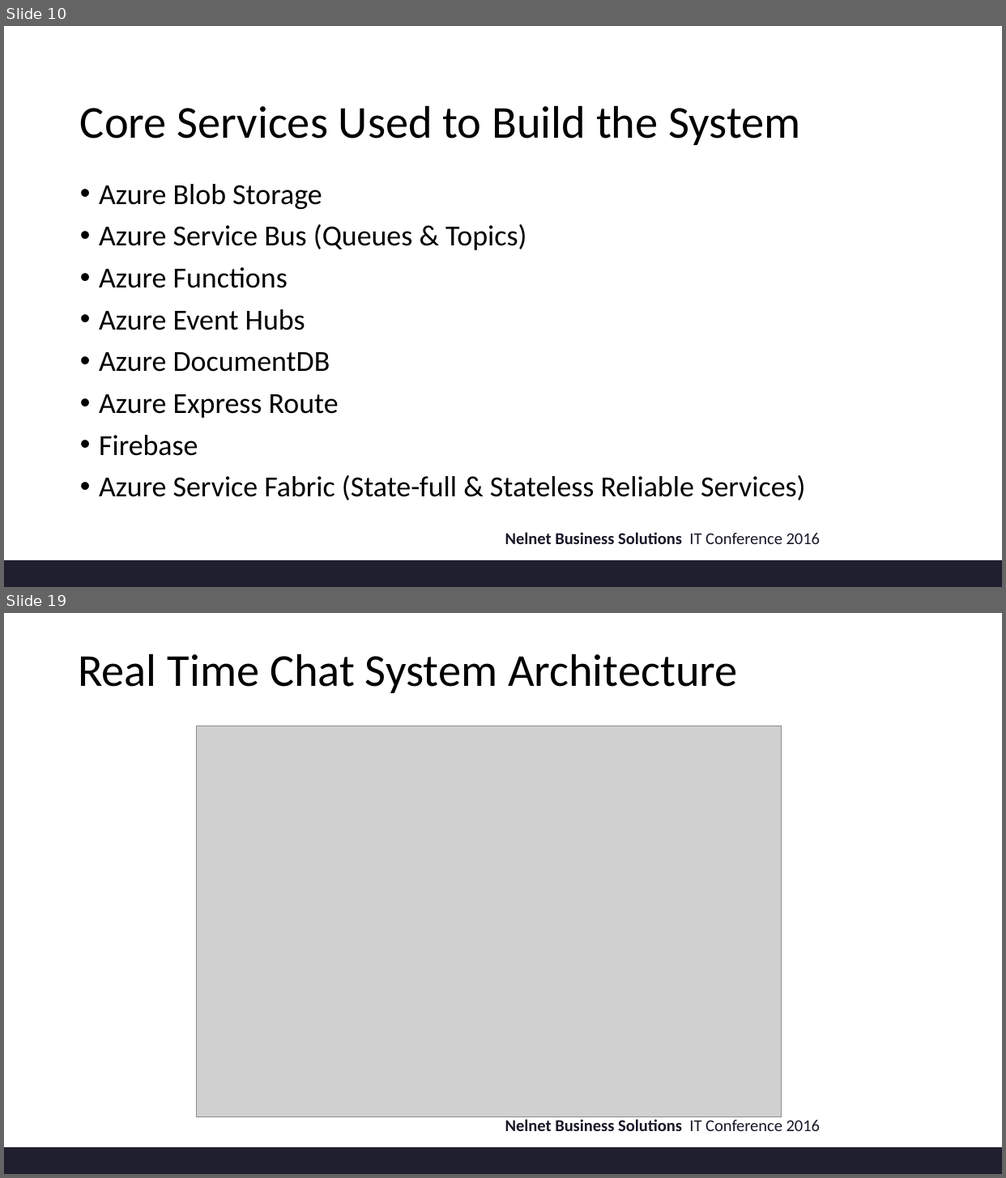
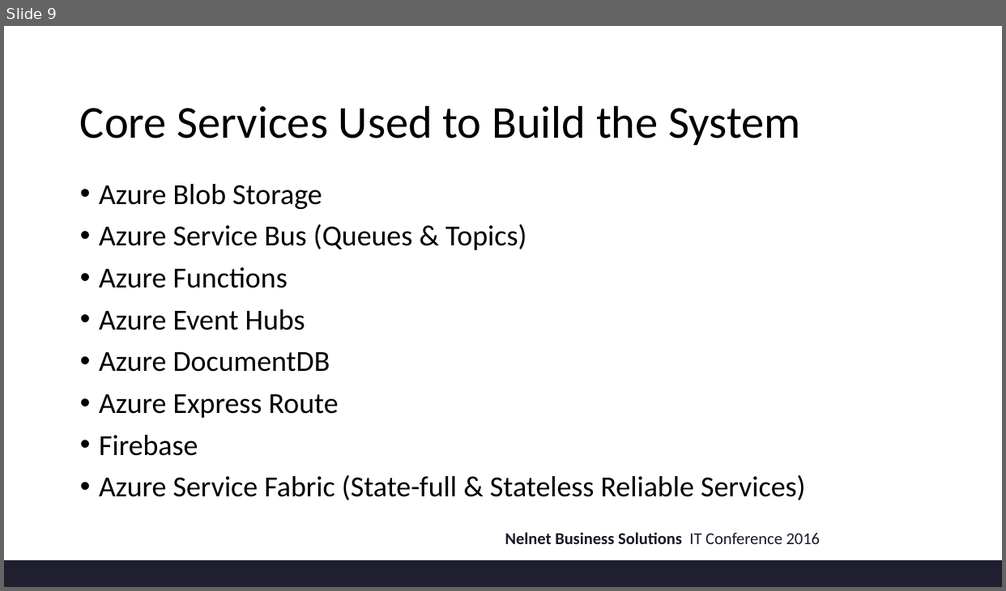
Before and after one commit to rwebrown/ITConference, a slide deck: NBS_IT_FINAL.pptx. Shown one above the other, each under a label of ours: slides 10 and 19 before the commit, slide 9 after it; the slides between them are not shown. The pictures are 1006x1178 and 1006x591 pixels, drawn with LibreOffice and Linux fonts; fonts in the diff are those of the drawing; grey boxes stand for pictures; background and template pictures are left out. Boxes give left, top, right and bottom in pixels: in the first picture for what was removed or moved away, otherwise in the second. Text is boxed around its words. In the diff, an @@ line names an element or a change of style, - is before the commit and + after.

```diff
--- a/NBS_IT_FINAL.pptx
+++ b/NBS_IT_FINAL.pptx
@@ slide 19 removed at [4, 613, 1002, 1174], background #FFFFFF; not listed: 2 template elements that a slide beside it also shows @@
@@ title removed at [78, 653, 738, 693] @@
-Real Time Chat System Architecture
@@ picture removed at [197, 726, 781, 1118] @@
@@ what was slide 10 is now slide 9 @@
```
Also in this commit, not shown: 1 slide changed, 11 other slides removed.
